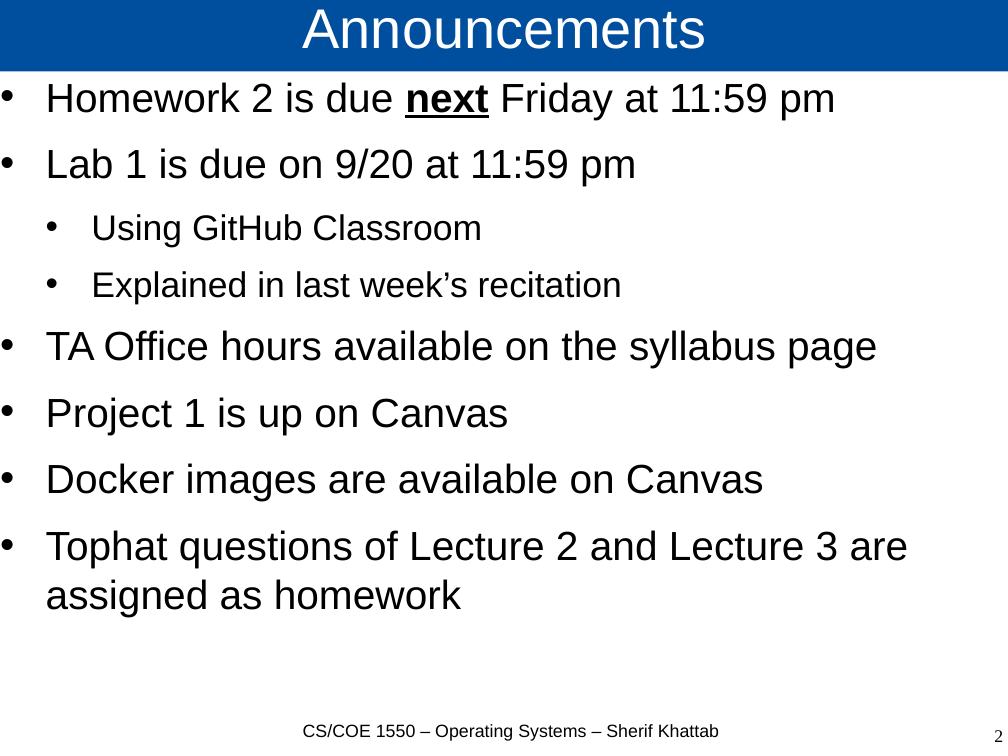
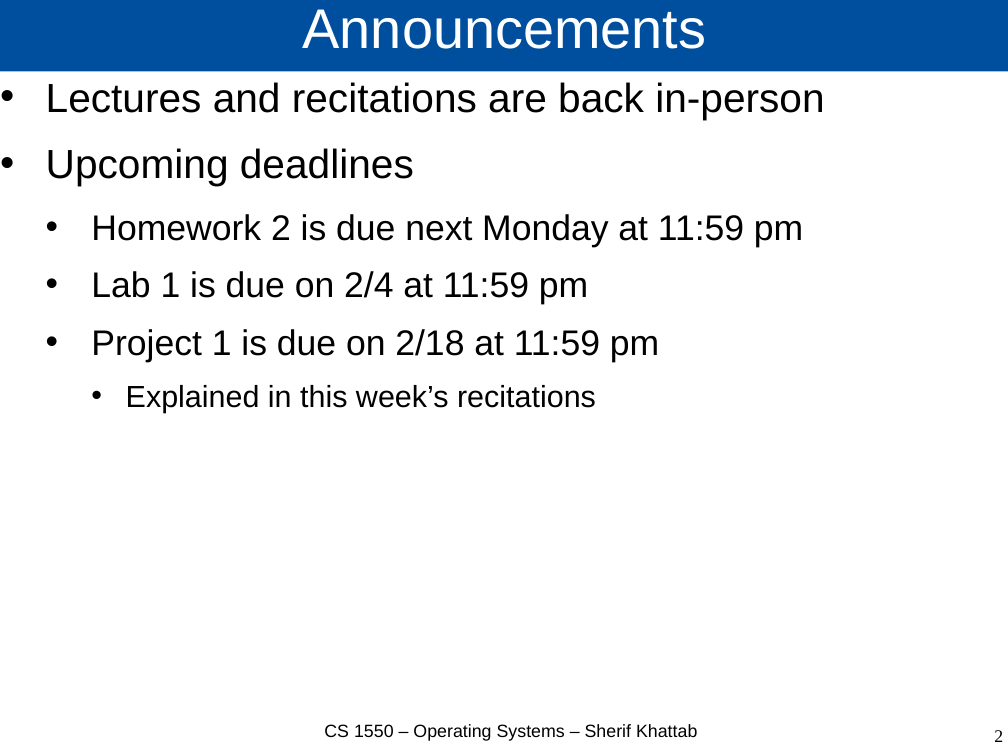
Before and after one commit to cs1550-2224/cs1550-code-handouts, a slide deck: slide 2 of DraftSlides/Lecture5.pptx. Drawn at 1008x756 pixels with LibreOffice and Linux fonts; fonts in the diff are those of the drawing. Boxes give left, top, right and bottom in pixels: in the first picture for what was removed or moved away, otherwise in the second. Text is boxed around its words. In the diff, an @@ line names an element or a change of style, - is before the commit and + after.

Commit message:
Lecture 5

```diff
--- a/DraftSlides/Lecture5.pptx
+++ b/DraftSlides/Lecture5.pptx
@@ text at bbox=[46, 82, 824, 413]: text changed; size 32 to 28 pt @@
-• Homework 2 is due next Friday at 11:59 pm
-• Lab 1 is due on 9/20 at 11:59 pm
-  • Using GitHub Classroom
-  • Explained in last week’s recitation
-• TA Office hours available on the syllabus page
-• Project 1 is up on Canvas
-• Docker images are available on Canvas
-• Tophat questions of Lecture 2 and Lecture 3 are assigned as homework
+• Lectures and recitations are back in-person
+• Upcoming deadlines
+  • Homework 2 is due next Monday at 11:59 pm
+  • Lab 1 is due on 2/4 at 11:59 pm
+  • Project 1 is due on 2/18 at 11:59 pm
+    • Explained in this week’s recitations
@@ text at bbox=[324, 724, 697, 741]: text changed @@
-CS/COE 1550 – Operating Systems – Sherif Khattab
+CS 1550 – Operating Systems – Sherif Khattab
```
Also in this commit, not shown: 6 other slides changed, 23 slides added, 5 other files.
